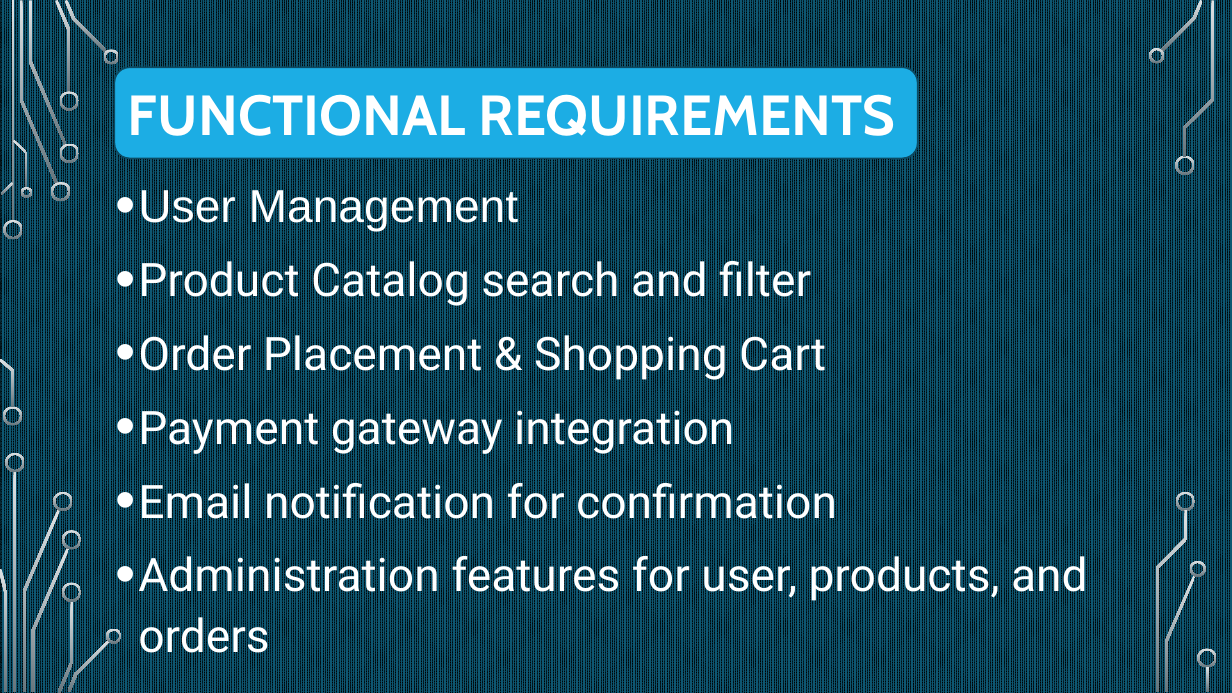
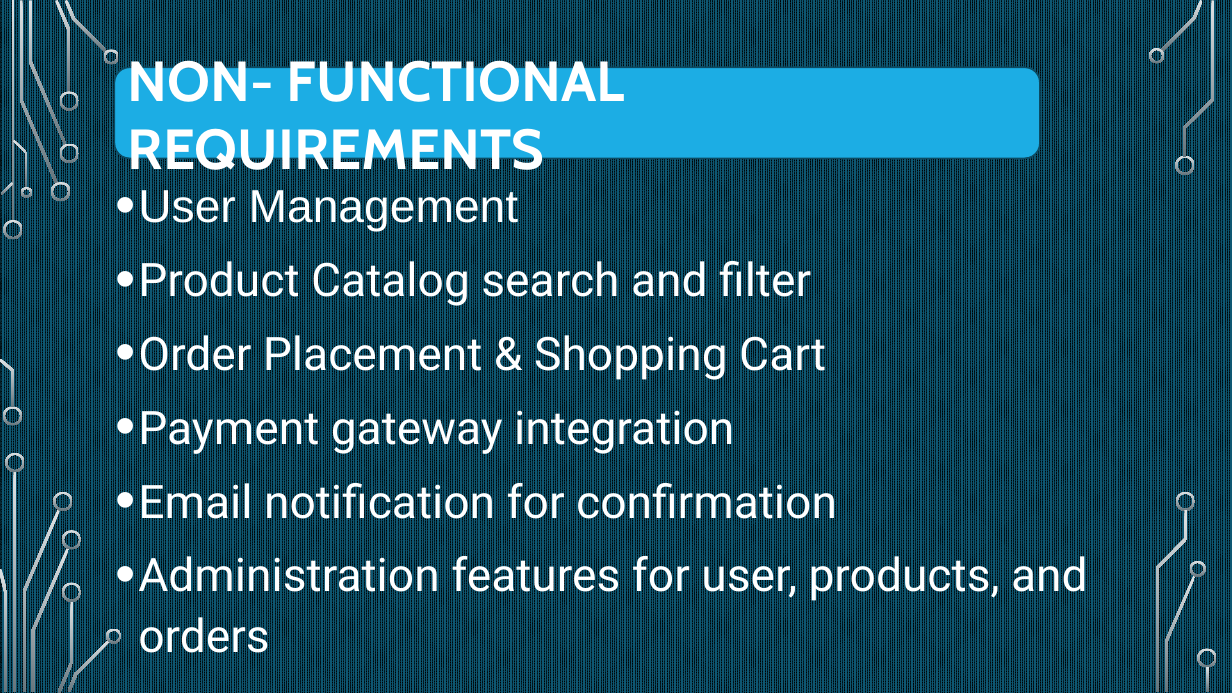
Before and after one commit to Andrew-Yasser/EZ2BUY-E-Commerce-project-.NET, a slide deck: slide 4 of Ez2BUY presentation.pptx. Drawn at 1232x693 pixels with LibreOffice and Linux fonts; fonts in the diff are those of the drawing; background and template pictures are left out. Boxes give left, top, right and bottom in pixels: in the first picture for what was removed or moved away, otherwise in the second. Text is boxed around its words. In the diff, an @@ line names an element or a change of style, - is before the commit and + after.

```diff
--- a/Ez2BUY presentation.pptx
+++ b/Ez2BUY presentation.pptx
@@ rounded rectangle "NON- FUNCTIONAL REQUIREMENTS": place and size @@
-rounded rectangle "NON- FUNCTIONAL REQUIREMENTS" at <box>115,67,918,159</box>
+rounded rectangle "NON- FUNCTIONAL REQUIREMENTS" at <box>115,67,1041,159</box>
@@ text in rounded rectangle at <box>128,53,625,182</box>: text changed @@
-FUNCTIONAL REQUIREMENTS
+NON- FUNCTIONAL REQUIREMENTS
```
Also in this commit, not shown: 1 other slide changed.
